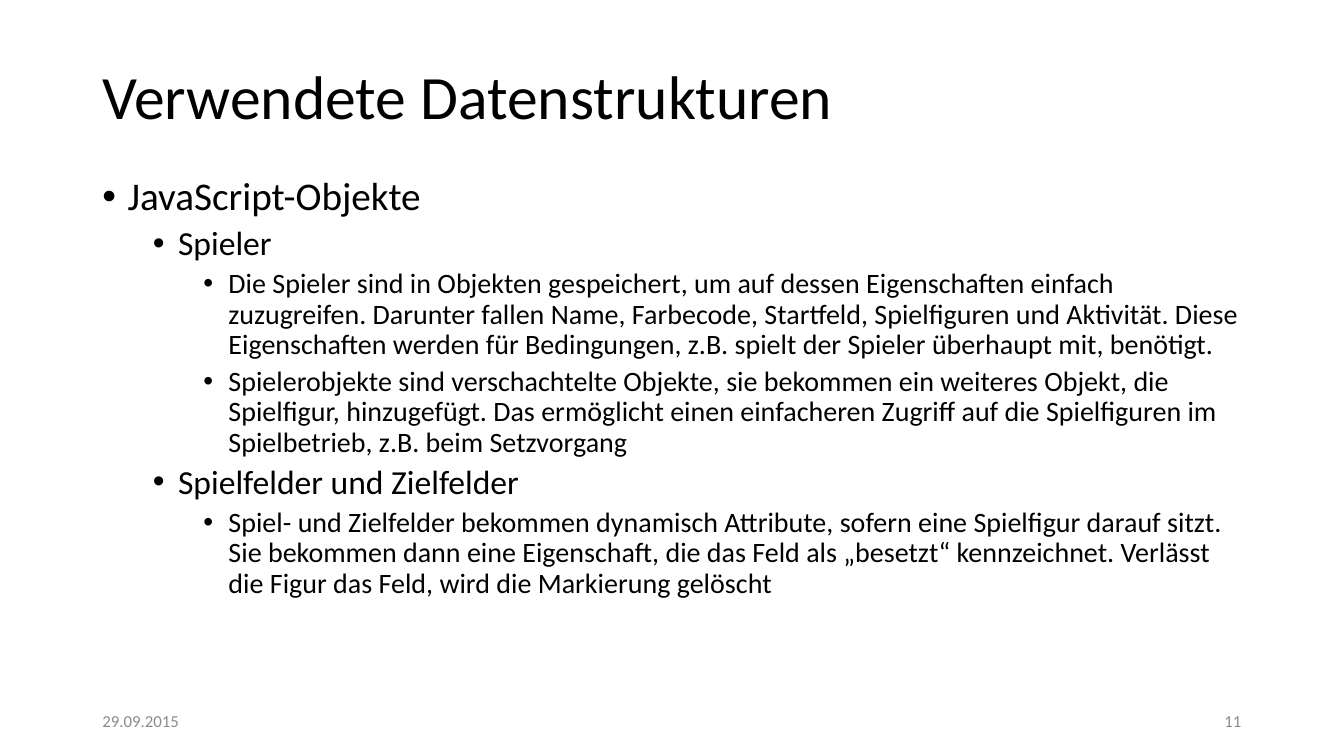
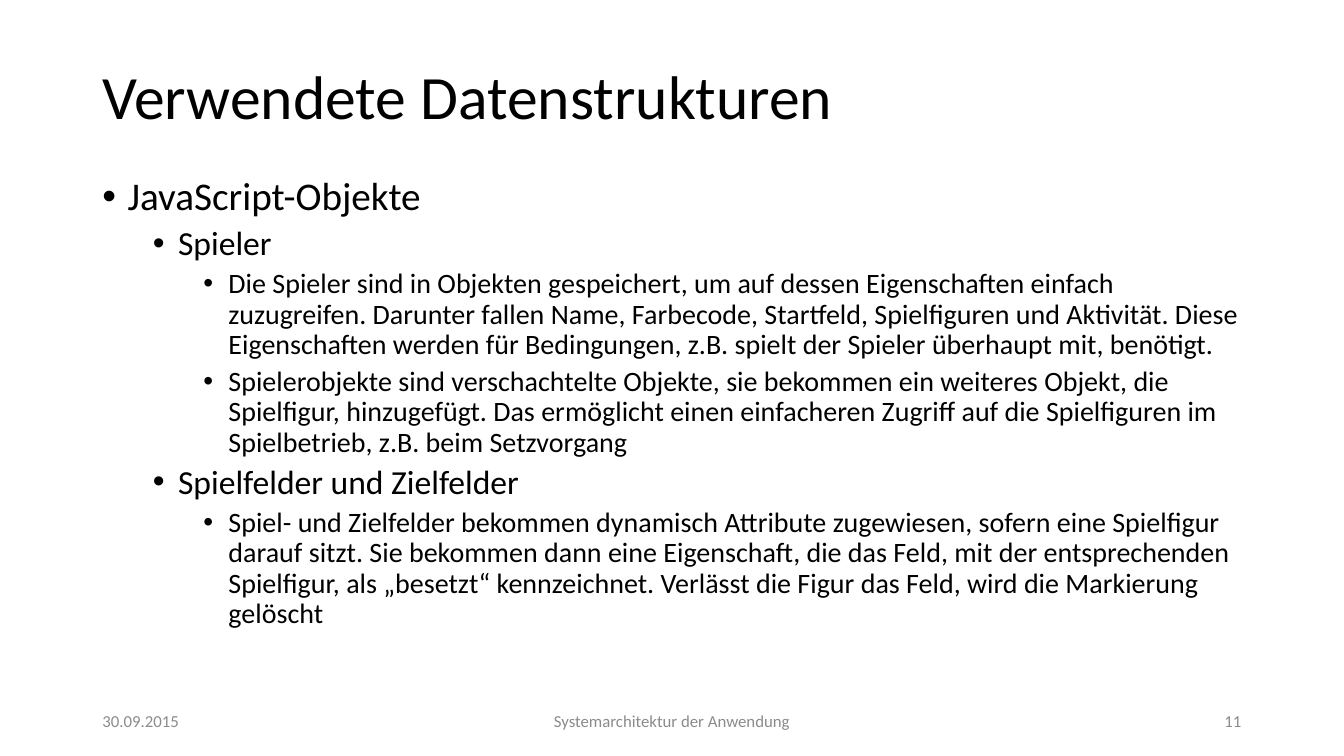
Before and after one commit to lukasleitsch/mensch-aergere-dich-nicht, a slide deck: slide 11 of Finale Präsentation.pptx. Drawn at 1344x756 pixels with LibreOffice and Linux fonts; fonts in the diff are those of the drawing. Boxes give left, top, right and bottom in pixels: in the first picture for what was removed or moved away, otherwise in the second. Text is boxed around its words. In the diff, an @@ line names an element or a change of style, - is before the commit and + after.

```diff
--- a/Finale Präsentation.pptx
+++ b/Finale Präsentation.pptx
@@ text at [228,512,1229,628]: text changed @@
-    • Spiel- und Zielfelder bekommen dynamisch Attribute, sofern eine Spielfigur darauf sitzt. Sie bekommen dann eine Eigenschaft, die das Feld als „besetzt“ kennzeichnet. Verlässt die Figur das Feld, wird die Markierung gelöscht
+    • Spiel- und Zielfelder bekommen dynamisch Attribute zugewiesen, sofern eine Spielfigur darauf sitzt. Sie bekommen dann eine Eigenschaft, die das Feld, mit der entsprechenden Spielfigur, als „besetzt“ kennzeichnet. Verlässt die Figur das Feld, wird die Markierung gelöscht
@@ text at [102,716,178,727]: text changed @@
-29.09.2015
+30.09.2015
@@ text added at [554,715,790,730], 12 pt, text #8C8C8C @@
+Systemarchitektur der Anwendung
```
Also in this commit, not shown: 21 other slides changed.
